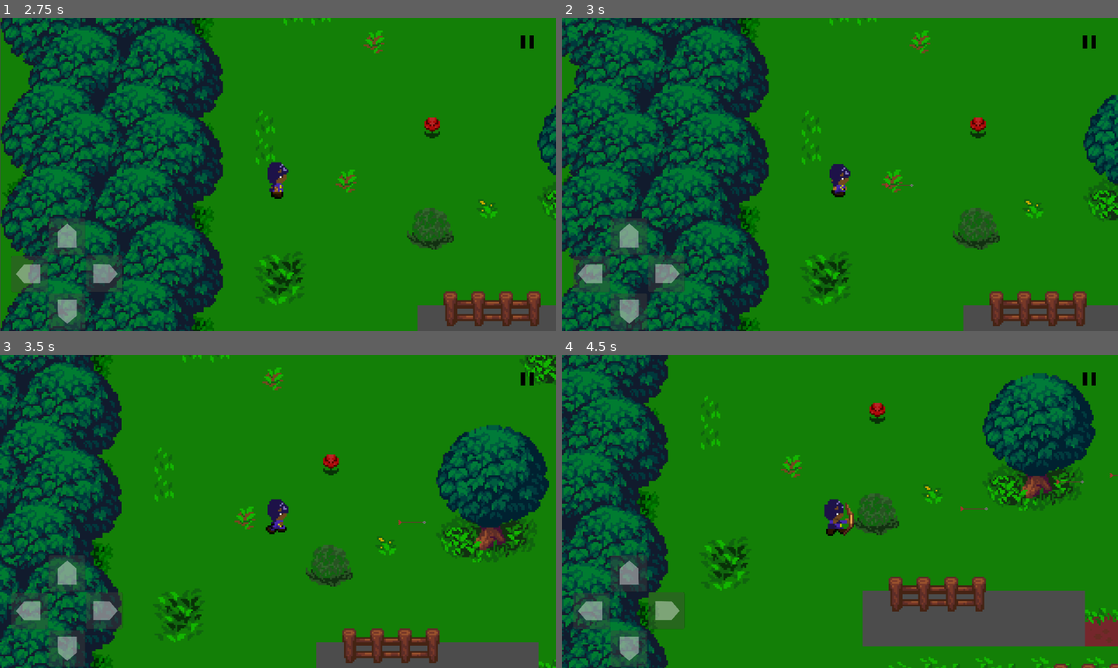
Above: before the commit, frames 1-4 (two rows, left to right).
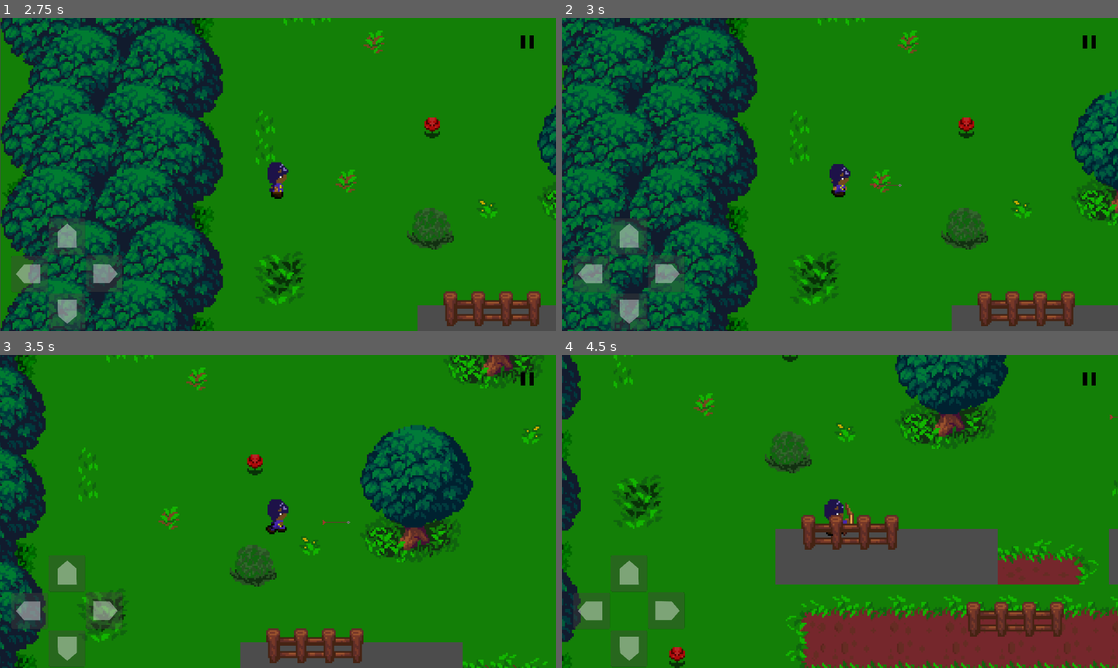
Above: after the commit, the same moments.

Repository: SynT8735/Blackout
Game: Godot game, scene res://Scenes/Menu/Menu.tscn
The game is run twice, just before and just after one commit, with the same random seed, the same clock (stepped at 60 frames per second) and the same inputs.
Inputs (mouse positions are in pixels of both pictures, inside the frame that each line leads up to):
- Up to frame 1 (2.75 s): click "Jogar" at 0.5 s; click (528, 43) at 1.25 s; click "Voltar ao jogo" at 2 s
- Up to frame 2 (3 s): tap Enter (ui_accept) at 2.75 s; hold Right (ui_right) from 2.78 s (still down); hold Enter (ui_accept) from 2.78 s (still down)
- Up to frame 3 (3.5 s): keep holding Right (ui_right); keep holding Enter (ui_accept)
- Up to frame 4 (4.5 s): release Right (ui_right) at 3.53 s; release Enter (ui_accept) at 3.53 s; hold Down (ui_down) 3.53-4.28 s; tap Enter (ui_accept) at 3.6, 3.77, 4.07 s; hold Right (ui_right) from 4.28 s (still down); hold Enter (ui_accept) from 4.28 s (still down)

Frame 1 is identical in both runs. In frame 2, 30% of the frame differs, in the area x 0-100%, y 0-100%; in frame 3, 39%; in frame 4, 53%.

Commit message:
Blackout
- Added timer to shooting
- Player and Slime have health and are able to die

Diff:
--- a/Blackout/Organizado/Scenes/player.tscn
+++ b/Blackout/Organizado/Scenes/player.tscn
@@ -23,6 +23,7 @@
 [node name="Player" type="KinematicBody2D"]
 z_index = 3
 script = ExtResource( 1 )
+speed = 175
 
 [node name="AnimatedSprite" type="AnimatedSprite" parent="."]
 frames = ExtResource( 2 )
--- a/Blackout/Organizado/Scenes/slime.tscn
+++ b/Blackout/Organizado/Scenes/slime.tscn
@@ -70,7 +70,7 @@
 "frames": [ ExtResource( 17 ), ExtResource( 18 ), ExtResource( 19 ), ExtResource( 20 ), ExtResource( 21 ), ExtResource( 22 ), ExtResource( 23 ), ExtResource( 24 ), ExtResource( 25 ), ExtResource( 26 ), ExtResource( 27 ), ExtResource( 28 ), ExtResource( 29 ), ExtResource( 30 ), ExtResource( 31 ) ],
 "loop": true,
 "name": "left",
-"speed": 8.0
+"speed": 12.0
 }, {
 "frames": [ ExtResource( 32 ), ExtResource( 33 ), ExtResource( 34 ), ExtResource( 35 ), ExtResource( 36 ), ExtResource( 37 ), ExtResource( 38 ), ExtResource( 39 ), ExtResource( 40 ), ExtResource( 41 ), ExtResource( 42 ), ExtResource( 43 ), ExtResource( 44 ), ExtResource( 45 ), ExtResource( 46 ) ],
 "loop": true,
@@ -80,7 +80,7 @@
 "frames": [ ExtResource( 47 ), ExtResource( 48 ), ExtResource( 49 ), ExtResource( 50 ), ExtResource( 51 ), ExtResource( 52 ), ExtResource( 53 ), ExtResource( 54 ), ExtResource( 55 ), ExtResource( 56 ), ExtResource( 57 ), ExtResource( 58 ), ExtResource( 59 ) ],
 "loop": true,
 "name": "down",
-"speed": 8.0
+"speed": 24.0
 } ]
 
 [sub_resource type="CircleShape2D" id=2]
@@ -115,7 +115,9 @@
 
 [node name="AnimatedSprite" type="AnimatedSprite" parent="."]
 frames = SubResource( 1 )
-animation = "right"
+animation = "left"
+frame = 2
+playing = true
 
 [node name="CollisionPolygon2D" type="CollisionPolygon2D" parent="."]
 visible = false
--- a/Blackout/Organizado/assets/scripts/KinematicBody2D.gd
+++ b/Blackout/Organizado/assets/scripts/KinematicBody2D.gd
@@ -4,6 +4,7 @@
 
 export (int) var speed = 100
 export (int) var knockback_speed = 500
+export (int) var health = 10
 
 onready var area = $Area2D
 onready var sprite = $AnimatedSprite
@@ -19,8 +20,23 @@
 var bow_power = 0
 var bow_damage = 0
 
+var timer = null
+var arrow_delay = 0.5
+var can_shoot = true
+
 var velocity := Vector2()
 var is_taking_damage = false
+
+func _ready():
+	#Cooldown for shooting
+	timer = Timer.new()
+	timer.set_one_shot(true)
+	timer.set_wait_time(arrow_delay)
+	timer.connect("timeout", self, "on_timeout_complete")
+	add_child(timer)
+
+func on_timeout_complete():
+	can_shoot = true
 
 func get_input():
 	# Basically just turning input values into single boolean variables
@@ -60,13 +76,13 @@
 	velocity = lerp(velocity, move_to, 0.2)
 
 func get_attack_input():
-	if Input.is_action_pressed("ui_accept") and not charging_bow:
+	if Input.is_action_pressed("ui_accept") and not charging_bow && can_shoot:
 		charging_bow = true
 		velocity = Vector2.ZERO
 		sprite.play("Attack_Bow")
 		tween.interpolate_property(self, "bow_power", 3, 8, 5, Tween.TRANS_LINEAR, Tween.EASE_IN_OUT)
 		tween.start()
-	elif Input.is_action_just_released("ui_accept"):
+	elif Input.is_action_just_released("ui_accept") && can_shoot:
 		charging_bow = false
 		tween.stop(self, "bow_power")
 		sprite.play("Idle")
@@ -77,6 +93,12 @@
 		arrow_instance.global_position = global_position
 		arrow_instance.global_position.x += 16 * direction
 		bow_power = 0
+
+		#Disable Shoot
+		can_shoot = false
+
+		#Start Timer
+		timer.start()
 
 func _on_left_pressed():
 	touch_left = true
@@ -115,6 +137,7 @@
 	get_input()
 	get_attack_input()
 	check_for_overlap()
+	die()
 	velocity = move_and_slide(velocity)
 
 # This function is needed because if the player is still under an enemy after
@@ -137,4 +160,11 @@
 		velocity = direction * Vector2(knockback_speed, knockback_speed)
 		animation_player.play("taking_damage")
 		yield(animation_player, "animation_finished")
+		health -= 1
+		print("Health: " + str(health))
 		is_taking_damage = false
+
+func die():
+	if health <= 0:
+		print("Player Died")
+		get_tree().change_scene('res://Scenes/Menu/Menu.tscn')
--- a/Blackout/Organizado/assets/scripts/slime.gd
+++ b/Blackout/Organizado/assets/scripts/slime.gd
@@ -1,15 +1,20 @@
 extends KinematicBody2D
 
 export (int) var speed
+export (int) var health = 10
+
+onready var sprite = $AnimatedSprite
 
 var velocity = Vector2.ZERO
 var player = null
 
 func _physics_process(delta):
-    velocity = Vector2.ZERO
-    if player:
-        velocity = (player.global_position - global_position).normalized() * speed
-    velocity = move_and_slide(velocity)
+	velocity = Vector2.ZERO
+	if player:
+		velocity = (player.global_position - global_position).normalized() * speed
+	velocity = move_and_slide(velocity)
+	die()
+	anim()
 
 func _on_Area2D_body_entered(body):
     if body.name == "Player":
@@ -20,5 +25,14 @@
         player = null
 
 func take_damage():
-	print("Slime took damage")
+	health -= 1
+	print("Health: " + str(health))
 	$AnimationPlayer.play("taking_damage")
+
+func die():
+	if health <= 0:
+		print("Slime Died")
+		queue_free()
+
+func anim():
+	sprite.play("left")
